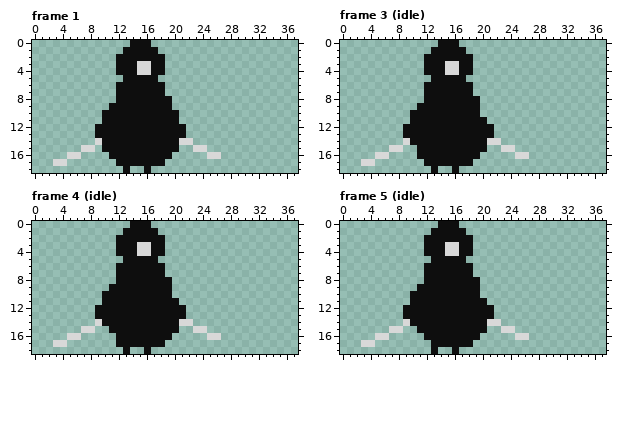
One commit to this pixel-art file: Assets/Penusbmic/02 DARK - Enemies Pack 1/assassin/Assassin.aseprite. That is the earlier state.
91x19 pixels, 64 frames. Pixels under 10% opacity are left out. Colours within 5 levels of each other are drawn and written as one. Shown: frame 1: x 0..37, y 0..18; frame 3 (idle): x 0..37, y 0..18; frame 4 (idle): x 0..37, y 0..18; frame 5 (idle): x 0..37, y 0..18. The commit also changed other frames, which this record leaves out.
The same view after the edit:
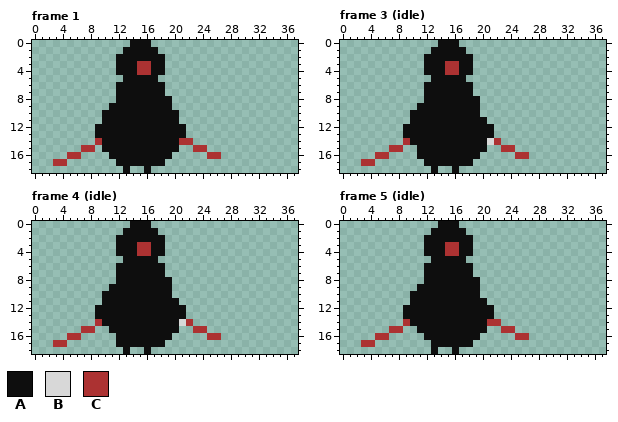
Palette (. is transparent): A #0e0e0e  B #d8d8d8  C #ac3232
The exact change:
Frame 1, layers "Layer 5", "Layer 4", "Layer 3":
Colour B becomes colour C in rows 3 to 4 at x 15 to 16; in row 14 at x 9 and 21 to 22; in row 15 at x 7 to 8 and 23 to 24; in row 16 at x 5 to 6 and 25 to 26; in row 17 at x 3 to 4.
Frame 3 (idle), layers "Layer 5", "Layer 4", "Layer 3":
Colour B becomes colour C in rows 3 to 4 at x 15 to 16; in row 14 at x 9 and 22; in row 15 at x 7 to 8 and 23 to 24; in row 16 at x 5 to 6 and 25 to 26; in row 17 at x 3 to 4.
Frame 4 (idle), layers "Layer 5", "Layer 4", "Layer 3": the same change as frame 3 (idle)
Frame 5 (idle), layers "Layer 5", "Layer 4", "Layer 3": the same change as frame 1
